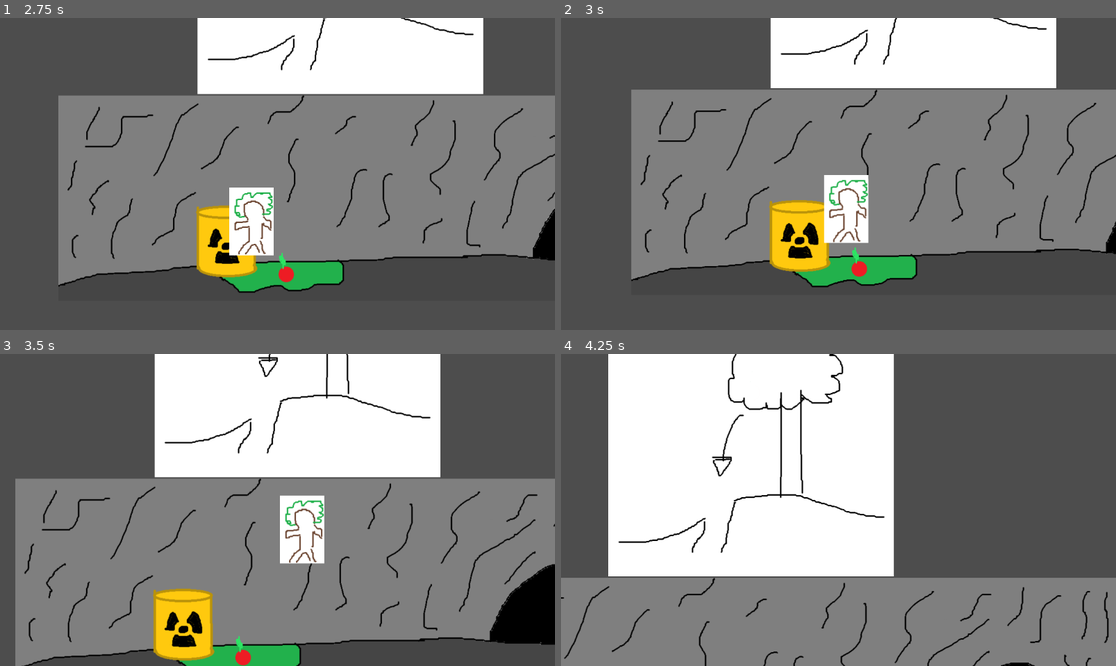
Above: before the commit, frames 1-4 (two rows, left to right).
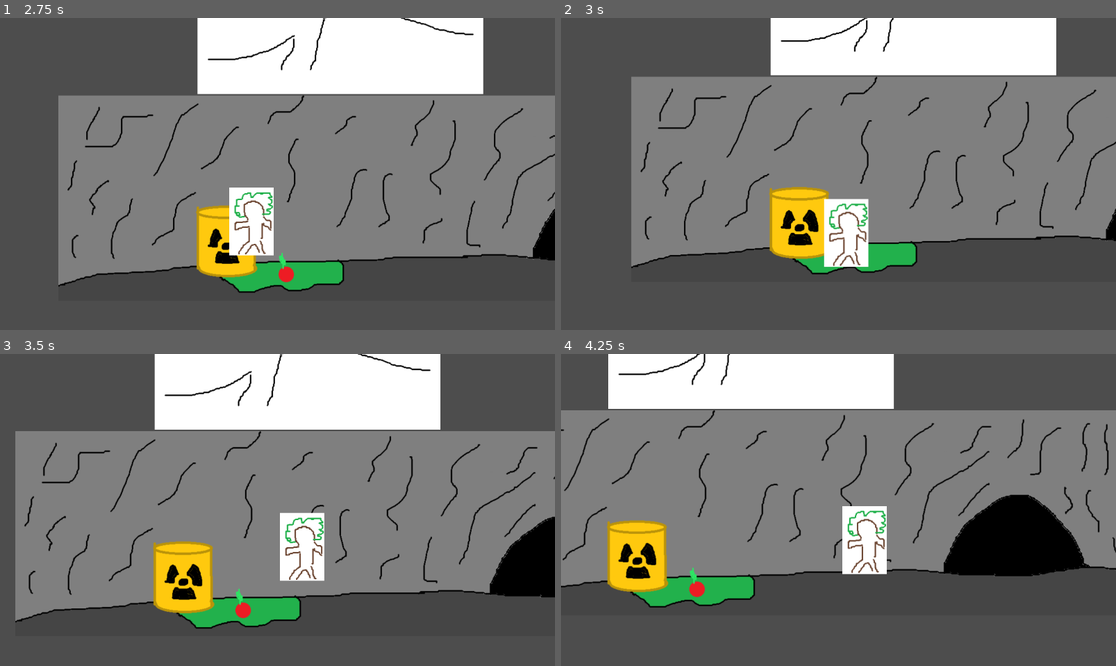
Above: after the commit, the same moments.

Repository: annemone07/jogo-Laje
Game: Godot game, scene res://scenes/first_area.tscn
Same seed, same stepped clock (60 frames per second), same inputs: the game is played once before the commit and once after it. This scene is started directly instead of the project's main scene.
Inputs:
- Up to frame 1 (2.75 s): tap Enter at 0.5 s; hold Right (mRight) 0.53-2.03 s; tap C (jump) at 0.6, 0.77, 1.07, 1.35, 1.52, 1.82, 2.1 s; hold Left (mLeft) from 2.03 s (still down)
- Up to frame 2 (3 s): release Left (mLeft) at 2.78 s; hold Right (mRight) from 2.78 s (still down); tap C (jump) at 2.85 s
- Up to frame 3 (3.5 s): keep holding Right (mRight); tap C (jump) at 3.02, 3.32 s
- Up to frame 4 (4.25 s): keep holding Right (mRight); tap C (jump) at 3.6, 3.77, 4.07 s

Frame 1 is identical in both runs. In frame 2, 15% of the frame differs, in the area x 12-100%, y 0-87%; in frame 3, 39%; in frame 4, 80%, in the area x 0-100%, y 0-100%.

Commit message:
corrigi o coyoteTime

Diff:
--- a/scenes/player.tscn
+++ b/scenes/player.tscn
@@ -14,7 +14,8 @@
 texture = ExtResource("1_3vyb7")
 
 [node name="coyoteTimer" type="Timer" parent="." unique_id=2067475937]
-wait_time = 0.55
+wait_time = 0.216
+one_shot = true
 
 [node name="CollisionShape2D" type="CollisionShape2D" parent="." unique_id=1854669812]
 position = Vector2(-0.5, -7)
--- a/scripts/player.gd
+++ b/scripts/player.gd
@@ -7,6 +7,7 @@
 var canEnter = false
 var posTp = Vector2(100,100)
 var canJump = true
+var contadorCoyote=0
 const SPEED = 300.0
 const JUMP_VELOCITY = -400.0
 @onready var coyote_timer: Timer = $coyoteTimer
@@ -18,14 +19,19 @@
 
 	#gravidade
 	if not is_on_floor():
+		if contadorCoyote==0:
+			print("teste")
+			coyote_timer.start()
+			contadorCoyote+=1
 		velocity += get_gravity() * delta
-		coyote_timer.start()
 	else:
+		contadorCoyote=0
 		canJump=true
 
 	#caso não esteja atravessando uma porta/caminho, pode se mover
 	if not loading.is_playing():
 		if Input.is_action_just_pressed("jump") and canJump:
+			canJump = false
 			velocity.y = JUMP_VELOCITY
 		# Get the input direction and handle the movement/deceleration.
 		# As good practice, you should replace UI actions with custom gameplay actions.
@@ -41,6 +47,7 @@
 
 func _on_coyote_timer_timeout() -> void: #permite pular por um tempo dps de sair da plataforma (0.5s)
 	canJump = false
+	print("teste2")
 
 func entrar(): #inicia animação de entrar nas portas
 	if canEnter:
